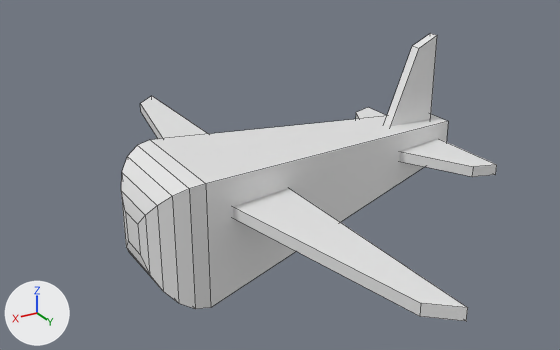
An edit to the Blender file graph/plane.blend, drawn before and after from the same camera.
One viewpoint serves both versions: a 50 mm camera at (6.52, 10.21, 5.49) aimed at (0.36, -0.05, 0.35). The axes (+X, +Y, +Z) are drawn at lower left. The lights are the same throughout. Mesh edges are drawn as thin lines.
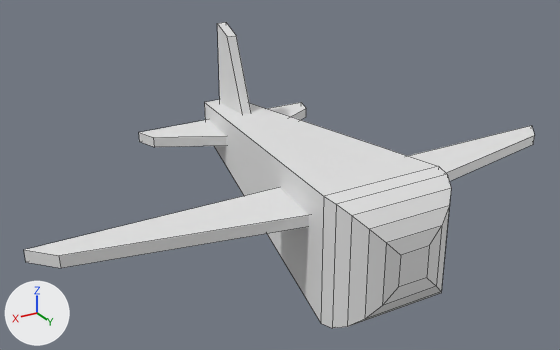
The change, as a list of edits to the scene's bpy script:
```text
Change me_cube:
    used by ob_cube; location = (0.0, 0.0, 0.0)
    remove me_cube.from_pydata(...)  # 28 vertices, 26 faces; spans x -3.0..3.01, y -1.03..1.03, z -1.03..1.03
    add me_cube.from_pydata(...)  # 68 vertices, 56 faces; spans x -3.0..3.01, y -4.76..4.76, z -1.03..2.37
    me_cube part 1
    24 vertices are added at x -2.76..1.82, y -4.76..4.76, z 0.34..2.37
    16 new vertices lie (0.0, 0.0, 0.19) away from vertices in x -2.76..1.82, y -4.76..4.76, z 0.34
    30 new faces join them
Change ob_cube:
    ob_cube.rotation_euler: (0.0, 0.0, 0.0) -> (0.0, 0.0, 1.571)  # degrees (0, 0, 0) -> degrees (0, 0, 90)
Remove ob_cube_001:
    ob_cube_001 = bpy.data.objects.new('Cube.001', me_cube_001)
    ob_cube_001.location = (0.0, 0.0, 0.0)
Remove ob_cube_002:
    ob_cube_002 = bpy.data.objects.new('Cube.002', me_cube_002)
    ob_cube_002.location = (0.0, 0.0, 0.44)
    ob_cube_002.rotation_euler = (1.571, 0.0, 0.0)  # degrees (90, 0, 0)
Remove ob_cube_003:
    ob_cube_003 = bpy.data.objects.new('Cube.003', me_cube_003)
    ob_cube_003.location = (3.47, 0.0, 0.44)
    ob_cube_003.rotation_euler = (1.571, 0.0, 0.0)  # degrees (90, 0, 0)
    ob_cube_003.scale = (1.0, 1.0, 2.67)
```

What differs and where, as boxes [x1, y1, x2, y2] in the pictures (560 x 350 px):
'Cube', reshaped, turned
    before: [121, 114, 448, 309]
    after: [24, 22, 534, 328]
'Cube.003', deleted
    before: [140, 96, 468, 321]
'Cube.001', deleted
    before: [384, 33, 437, 126]
'Cube.002', deleted
    before: [356, 107, 497, 177]
part 1 of me_cube, added
    after: [24, 22, 534, 268]
